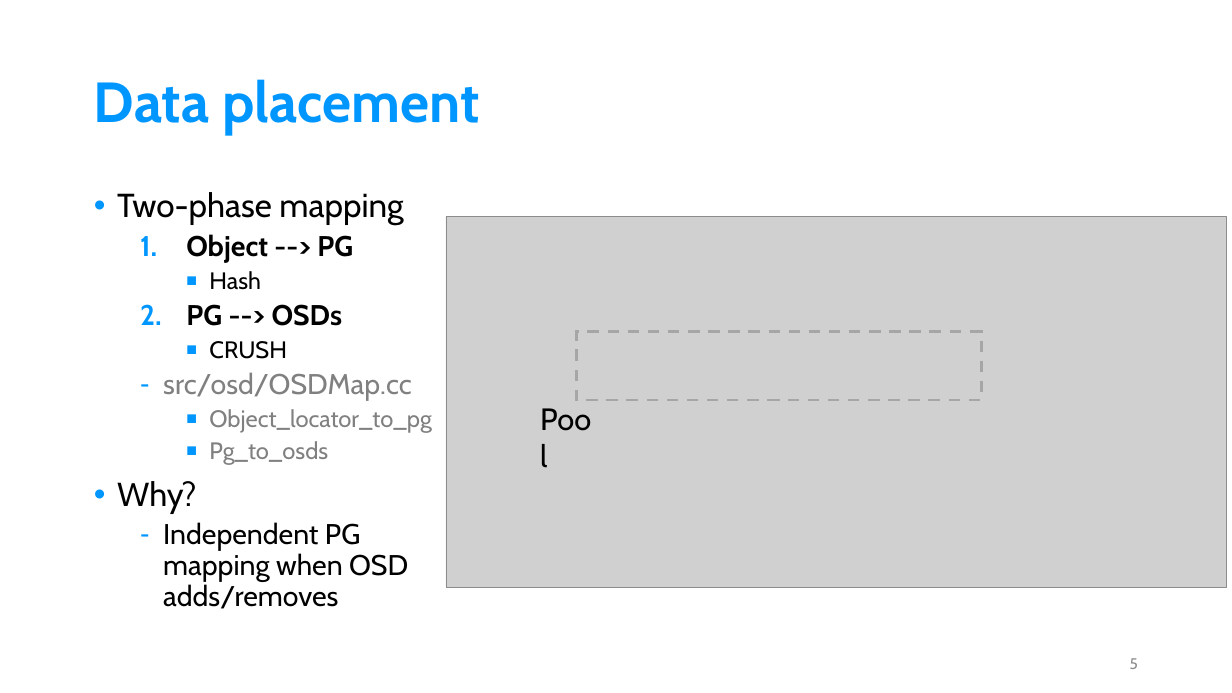
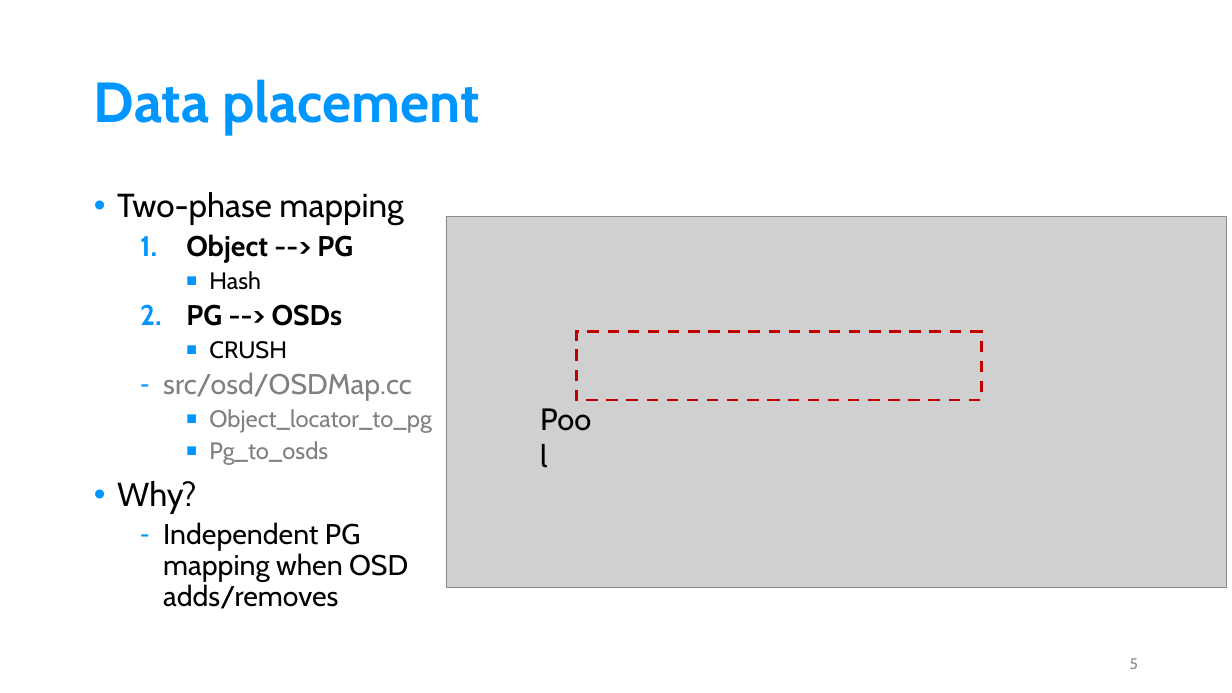
Before and after one commit to Youxu-Chen/Document-Ceph, a slide deck: slide 5 of RADOS.pptx. Drawn at 1232x693 pixels with LibreOffice and Linux fonts; fonts in the diff are those of the drawing; grey boxes stand for pictures. Boxes give left, top, right and bottom in pixels: in the first picture for what was removed or moved away, otherwise in the second. Text is boxed around its words. In the diff, an @@ line names an element or a change of style, - is before the commit and + after.

```diff
--- a/RADOS.pptx
+++ b/RADOS.pptx
@@ rectangle at (577,332,982,400): outline #A6A6A6 2.25 pt dashed to #C00000 2.25 pt dashed @@
```
Also in this commit, not shown: 11 other slides changed, 1 slide added.
